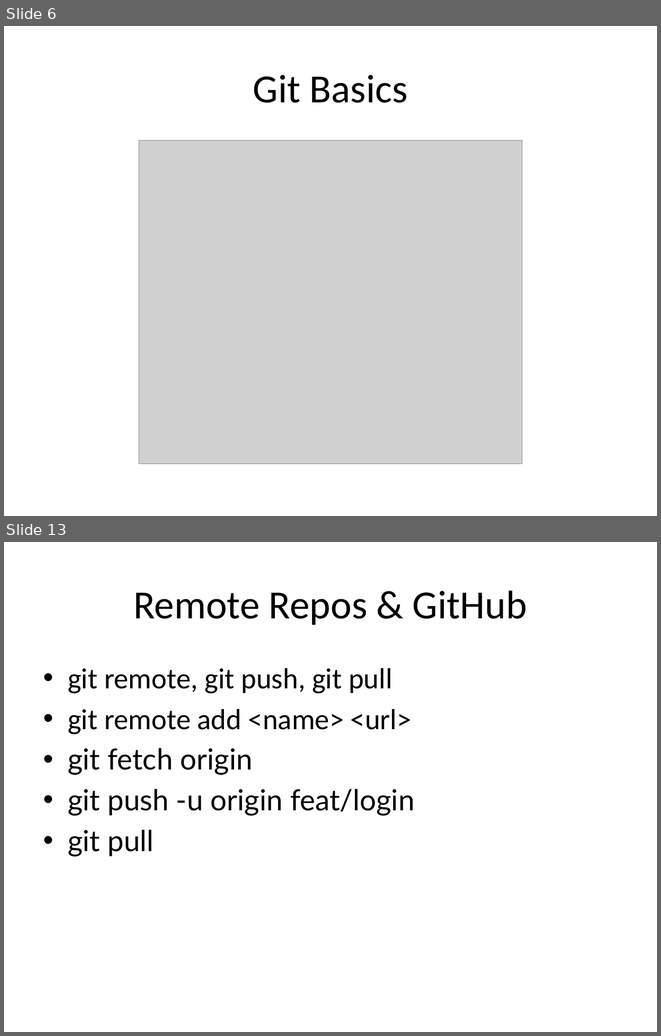
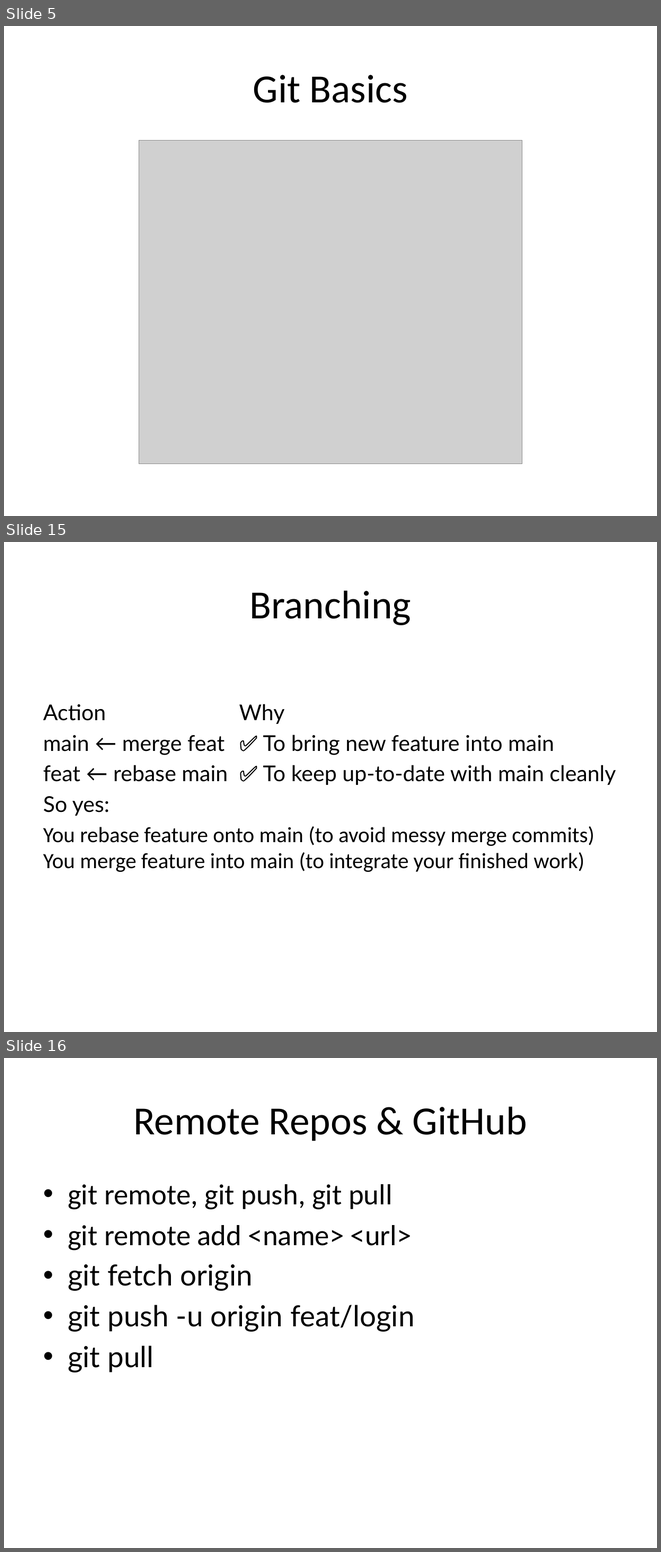
Before and after one commit to duongbach202156/git-test, a slide deck: src/main/resources/Git_Slide.pptx. Shown one above the other, each under a label of ours: slides 6 and 13 before the commit, slides 5, 15 and 16 after it; the slides between them are not shown. The pictures are 661x1036 and 661x1552 pixels, drawn with LibreOffice and Linux fonts; fonts in the diff are those of the drawing; grey boxes stand for pictures. Boxes give left, top, right and bottom in pixels: in the first picture for what was removed or moved away, otherwise in the second. Text is boxed around its words. In the diff, an @@ line names an element or a change of style, - is before the commit and + after.

```diff
--- a/src/main/resources/Git_Slide.pptx
+++ b/src/main/resources/Git_Slide.pptx
@@ slide 15 added at [4,542,657,1032], background #FFFFFF @@
@@ title added at [249,590,411,625], 44 pt, text #000000 @@
+Branching
@@ text added at [43,704,616,872], 24 pt, text #000000 @@
+Action Why
+main ← merge feat ✅ To bring new feature into main
+feat ← rebase main ✅ To keep up-to-date with main cleanly
+So yes:
+You rebase feature onto main (to avoid messy merge commits) You merge feature into main (to integrate your finished work)
@@ what was slide 6 is now slide 5 @@
@@ what was slide 13 is now slide 16 @@
```
Also in this commit, not shown: 9 slides changed, 6 other slides added.
